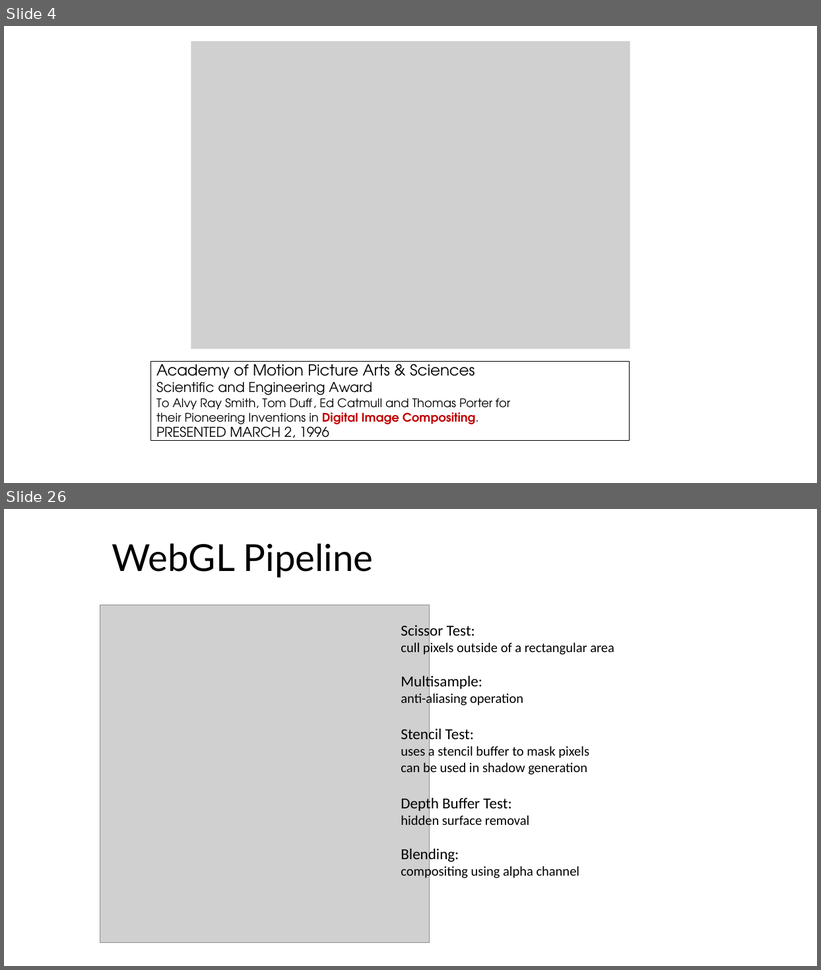
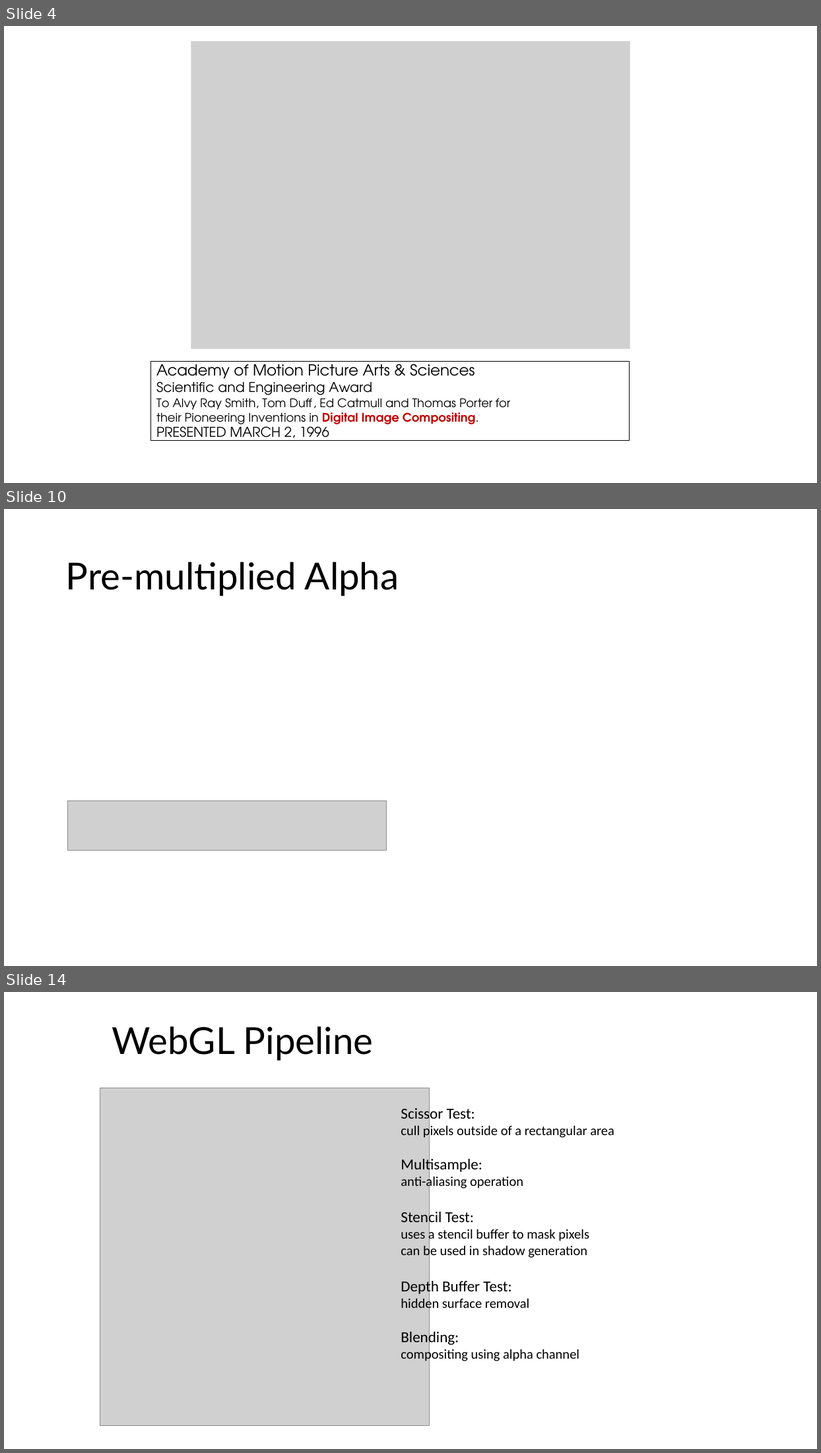
Before and after one commit to illinois-cs418/cs418CourseMaterial, a slide deck: Lectures/CS418-Lecture21-Compositing.pptx. Shown one above the other, each under a label of ours: slides 4 and 26 before the commit, slides 4, 10 and 14 after it; the slides between them are not shown. The pictures are 821x970 and 821x1453 pixels, drawn with LibreOffice and Linux fonts; fonts in the diff are those of the drawing; grey boxes stand for pictures. Boxes give left, top, right and bottom in pixels: in the first picture for what was removed or moved away, otherwise in the second. Text is boxed around its words. In the diff, an @@ line names an element or a change of style, - is before the commit and + after.

```diff
--- a/Lectures/CS418-Lecture21-Compositing.pptx
+++ b/Lectures/CS418-Lecture21-Compositing.pptx
@@ slide 10 added at (4, 509, 817, 966), background #FFFFFF @@
@@ title added at (66, 562, 399, 596), 44 pt, text #000000 @@
+Pre-multiplied Alpha
@@ picture added at (68, 801, 387, 850) @@
@@ what was slide 26 is now slide 14 @@
```
Also in this commit, not shown: 8 slides changed, 11 other slides added, 6 slides removed.
